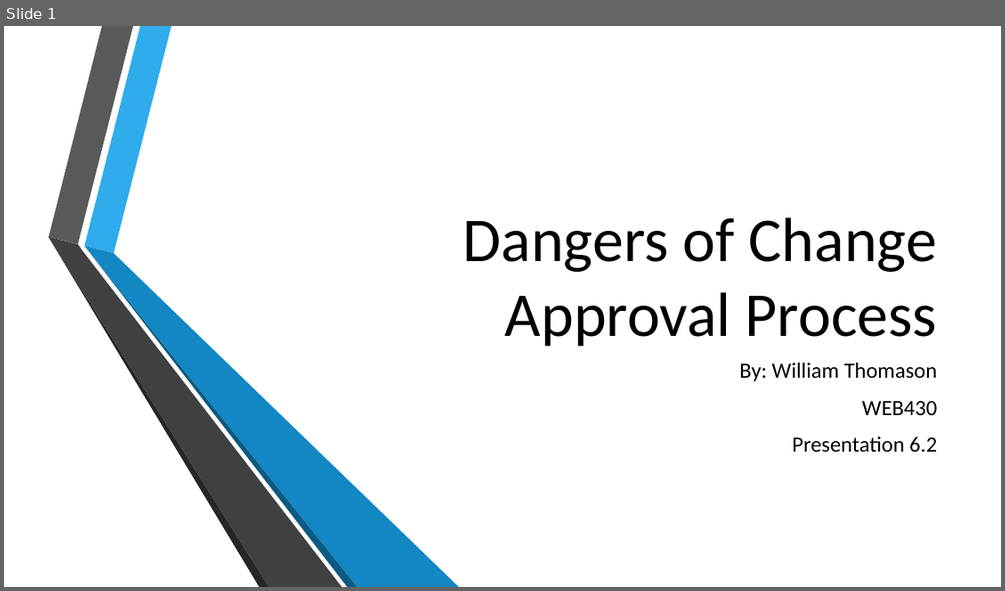
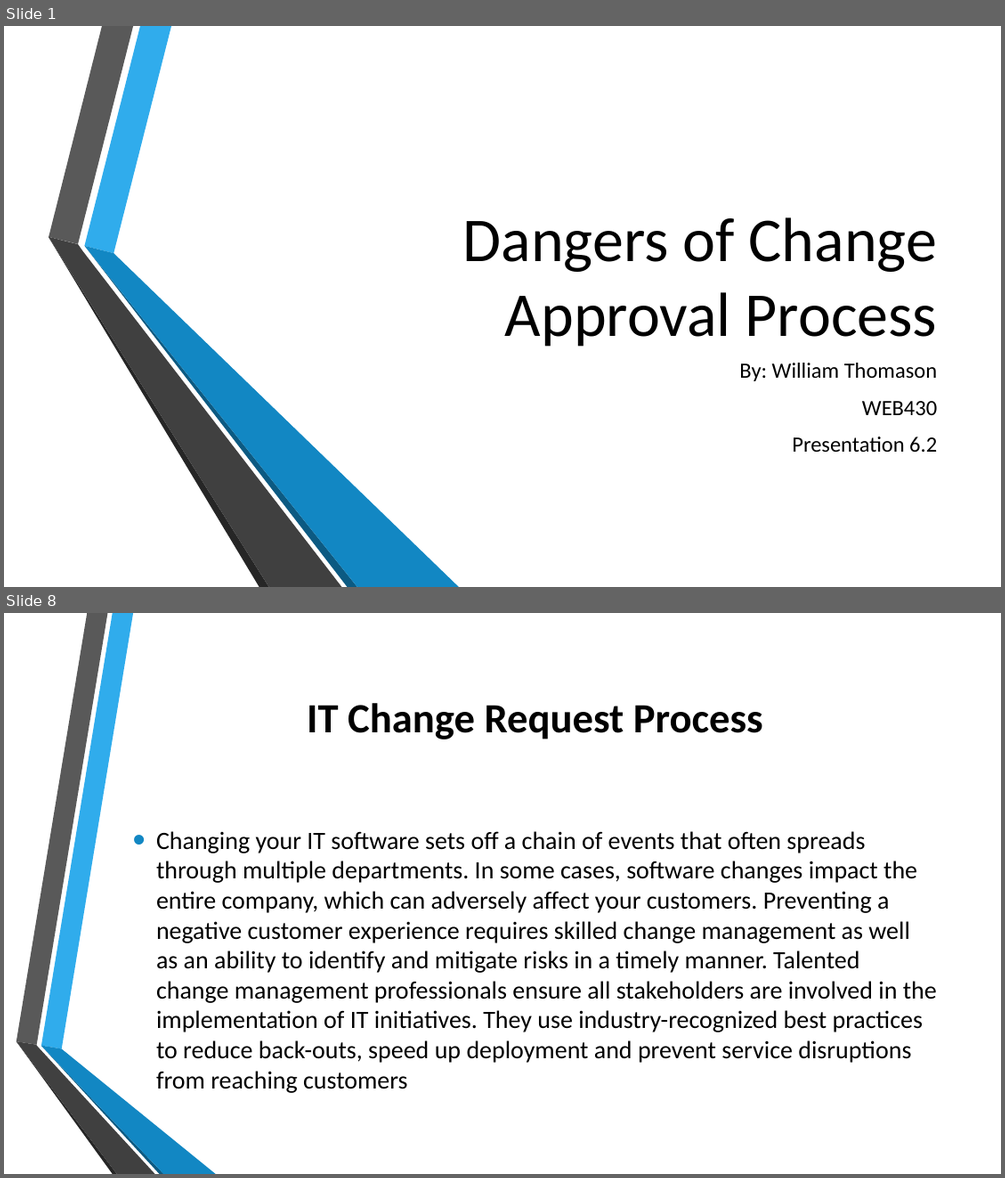
Before and after one commit to wthomason/web-430, a slide deck: week-6/thomason-presentation-6.2/thomason-presentation-6.2.pptx. Shown one above the other, each under a label of ours: slide 1 before the commit, slides 1 and 8 after it; the slides between them are not shown. The pictures are 1005x591 and 1005x1178 pixels, drawn with LibreOffice and Linux fonts; fonts in the diff are those of the drawing; background and template pictures are left out. Boxes give left, top, right and bottom in pixels: in the first picture for what was removed or moved away, otherwise in the second. Text is boxed around its words. In the diff, an @@ line names an element or a change of style, - is before the commit and + after.

```diff
--- a/week-6/thomason-presentation-6.2/thomason-presentation-6.2.pptx
+++ b/week-6/thomason-presentation-6.2/thomason-presentation-6.2.pptx
@@ slide 8 added at [4,613,1001,1174], background picture (left out) @@
@@ title added at [307,703,763,739], 40 pt, text #000000, bold @@
+IT Change Request Process
@@ text added at [156,831,937,1093], 24 pt, text #000000 @@
+• Changing your IT software sets off a chain of events that often spreads through multiple departments. In some cases, software changes impact the entire company, which can adversely affect your customers. Preventing a negative customer experience requires skilled change management as well as an ability to identify and mitigate risks in a timely manner. Talented change management professionals ensure all stakeholders are involved in the implementation of IT initiatives. They use industry-recognized best practices to reduce back-outs, speed up deployment and prevent service disruptions from reaching customers
@@ group added at [16,613,216,1174]: 6 freeform shapes @@
```
Also in this commit, not shown: 2 slides changed, 6 other slides added, 7 slides removed, 1 other file.
